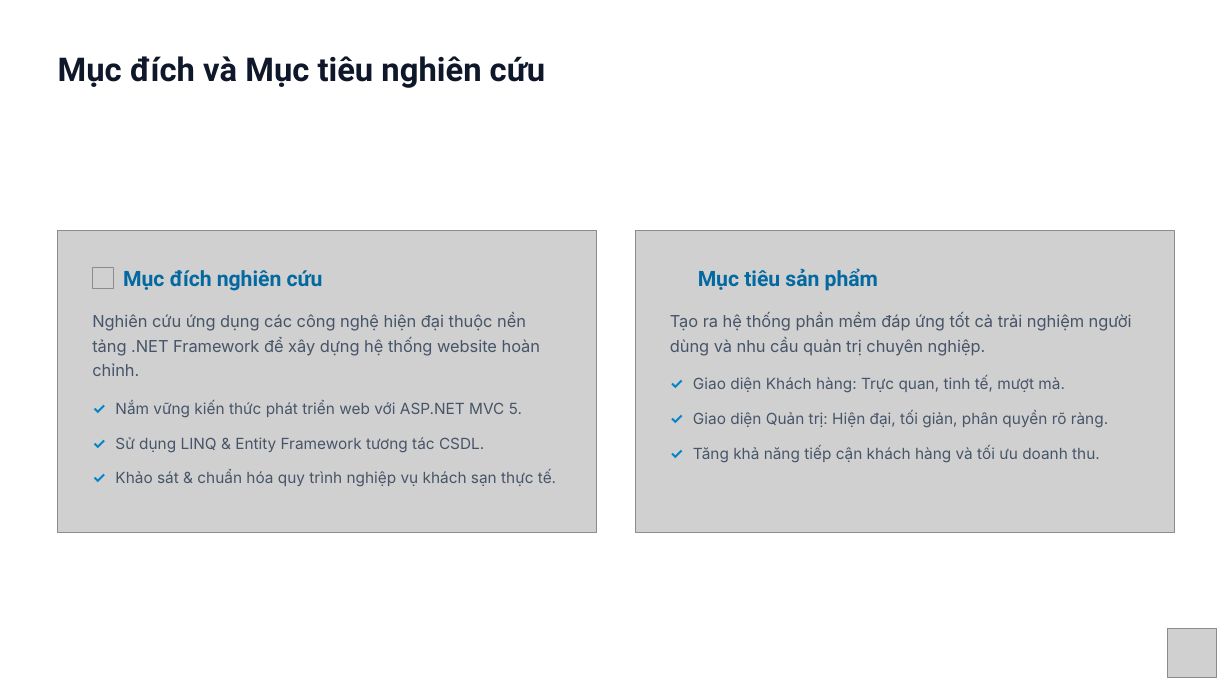
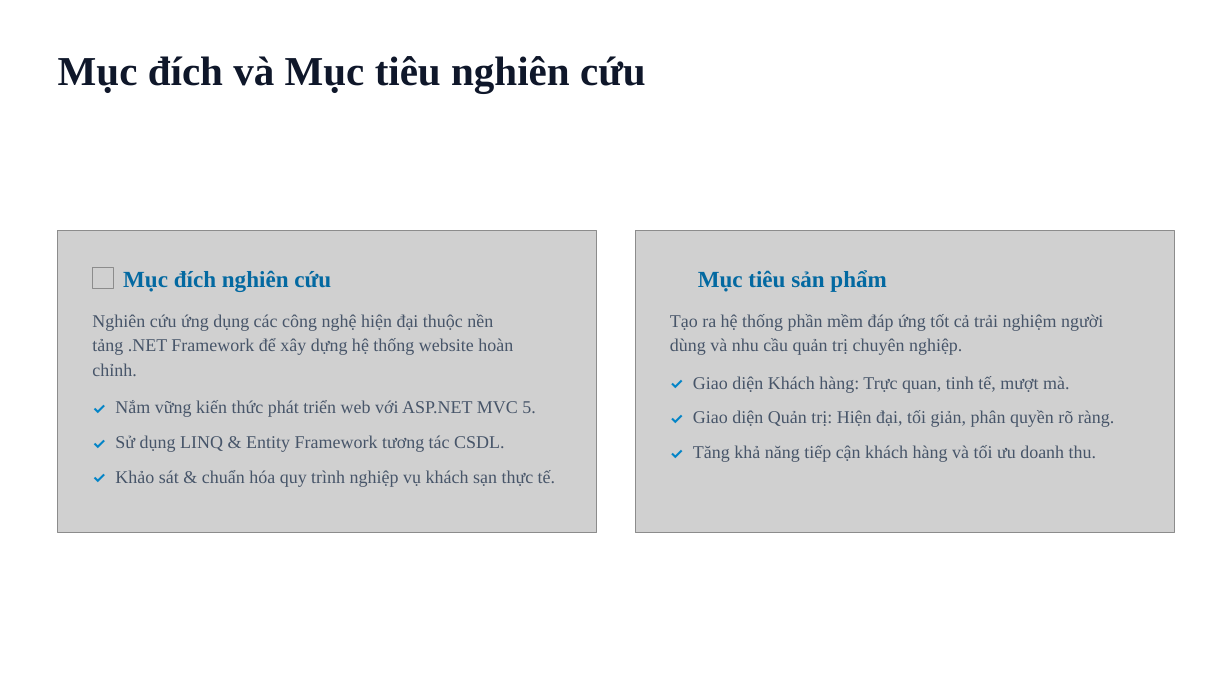
Before and after one commit to danglq190993-tvu/ASPNET-DK25TTC2-LEQUANGDANG-QuanLyKhachSan, a slide deck: slide 4 of thesis/ASPNET-DK25TTC2-LEQUANGDANG-QuanLyKhachSan.pptx. Drawn at 1232x693 pixels with LibreOffice and Linux fonts; fonts in the diff are those of the drawing; grey boxes stand for pictures; background and template pictures are left out. Boxes give left, top, right and bottom in pixels: in the first picture for what was removed or moved away, otherwise in the second. Text is boxed around its words. In the diff, an @@ line names an element or a change of style, - is before the commit and + after.

```diff
--- a/thesis/ASPNET-DK25TTC2-LEQUANGDANG-QuanLyKhachSan.pptx
+++ b/thesis/ASPNET-DK25TTC2-LEQUANGDANG-QuanLyKhachSan.pptx
@@ text "Mục đích và Mục tiêu ..." at (58, 56, 646, 93): size 25.5 to 32 pt, font Roboto to Times New Roman @@
@@ text "Mục đích nghiên cứu" at (123, 270, 331, 292): size 16.5 to 18 pt, font Roboto to Times New Roman @@
@@ text "Mục tiêu sản phẩm" at (698, 270, 886, 292): size 16.5 to 18 pt, font Roboto to Times New Roman @@
@@ text "Nghiên cứu ứng dụng các ..." at (92, 314, 513, 355): size 12.8 to 14 pt, font Inter to Times New Roman @@
@@ text "Tạo ra hệ thống phần ..." at (670, 314, 1103, 355): size 12.8 to 14 pt, font Inter to Times New Roman @@
@@ size 12 to 14 pt, font Inter to Times New Roman in 6 elements at (115, 400, 535, 417), (115, 435, 504, 452), (115, 470, 555, 487), (693, 376, 1069, 393), (693, 410, 1114, 427), (693, 445, 1096, 462) @@
@@ picture removed at (1167, 628, 1216, 677) @@
```
Also in this commit, not shown: 16 other slides changed.
